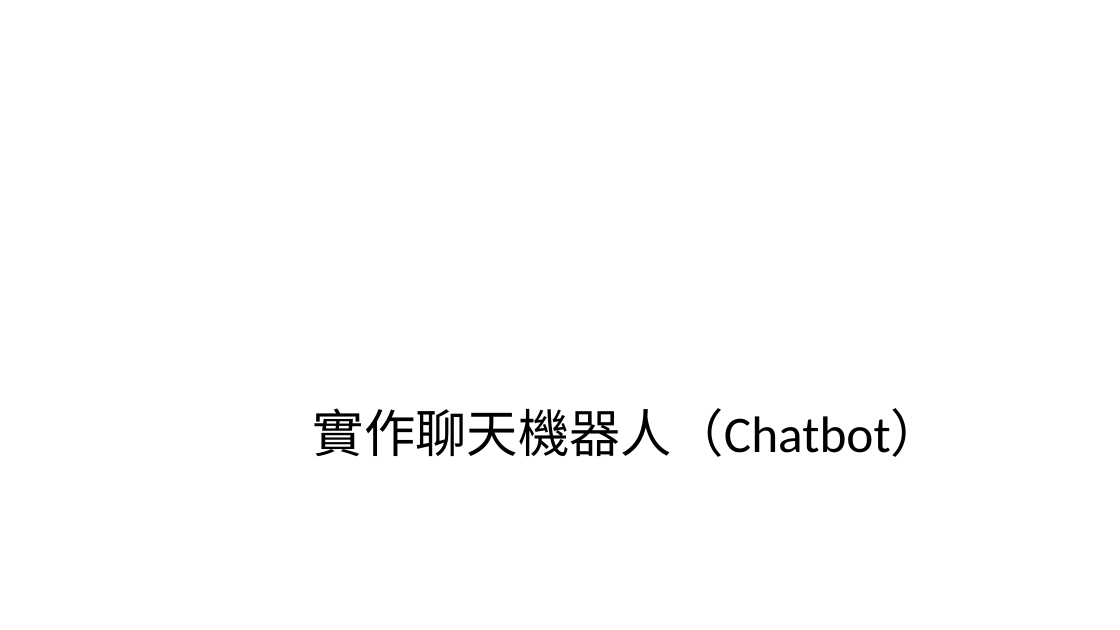
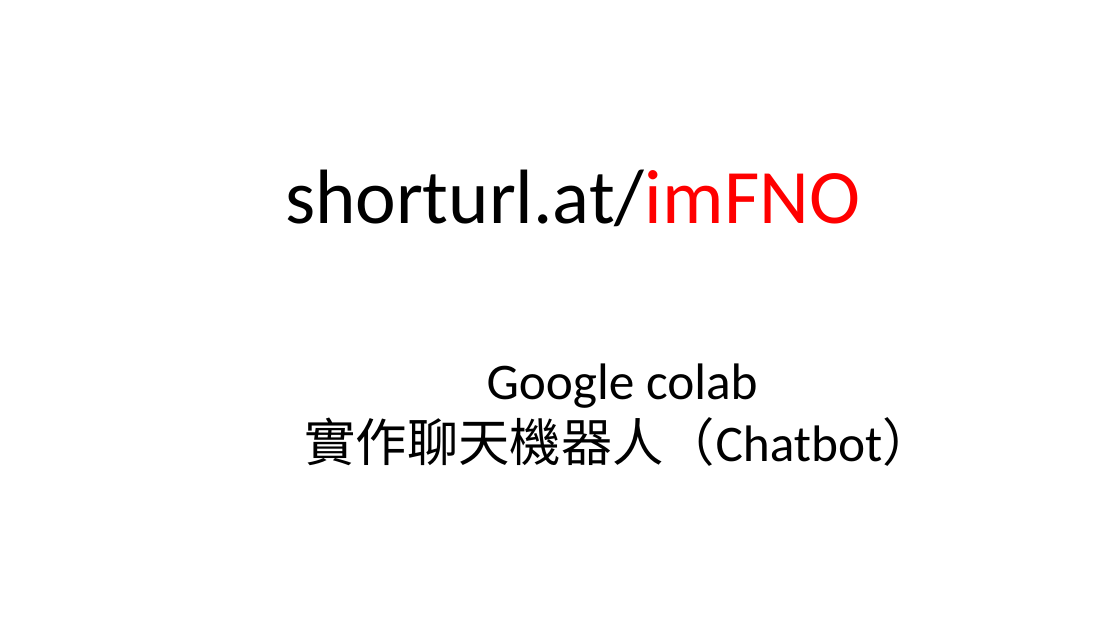
Before and after one commit to pcmsricky/chatbot, a slide deck: slide 17 of NLP2.pptx. Drawn at 1120x630 pixels with LibreOffice and Linux fonts; fonts in the diff are those of the drawing; background and template pictures are left out. Boxes give left, top, right and bottom in pixels: in the first picture for what was removed or moved away, otherwise in the second. Text is boxed around its words. In the diff, an @@ line names an element or a change of style, - is before the commit and + after.

```diff
--- a/NLP2.pptx
+++ b/NLP2.pptx
@@ text added at [285, 169, 860, 227], 66 pt, text #000000 @@
+shorturl.at/imFNO
@@ text "Google colab": place and size @@
-text "Google colab" at [313, 408, 942, 457]
+text "Google colab" at [305, 363, 934, 466]
@@ text at [487, 363, 758, 408]: paragraph added @@
+Google colab
```
Also in this commit, not shown: 9 other slides changed, 4 slides added, 1 slide removed, 3 other files.
